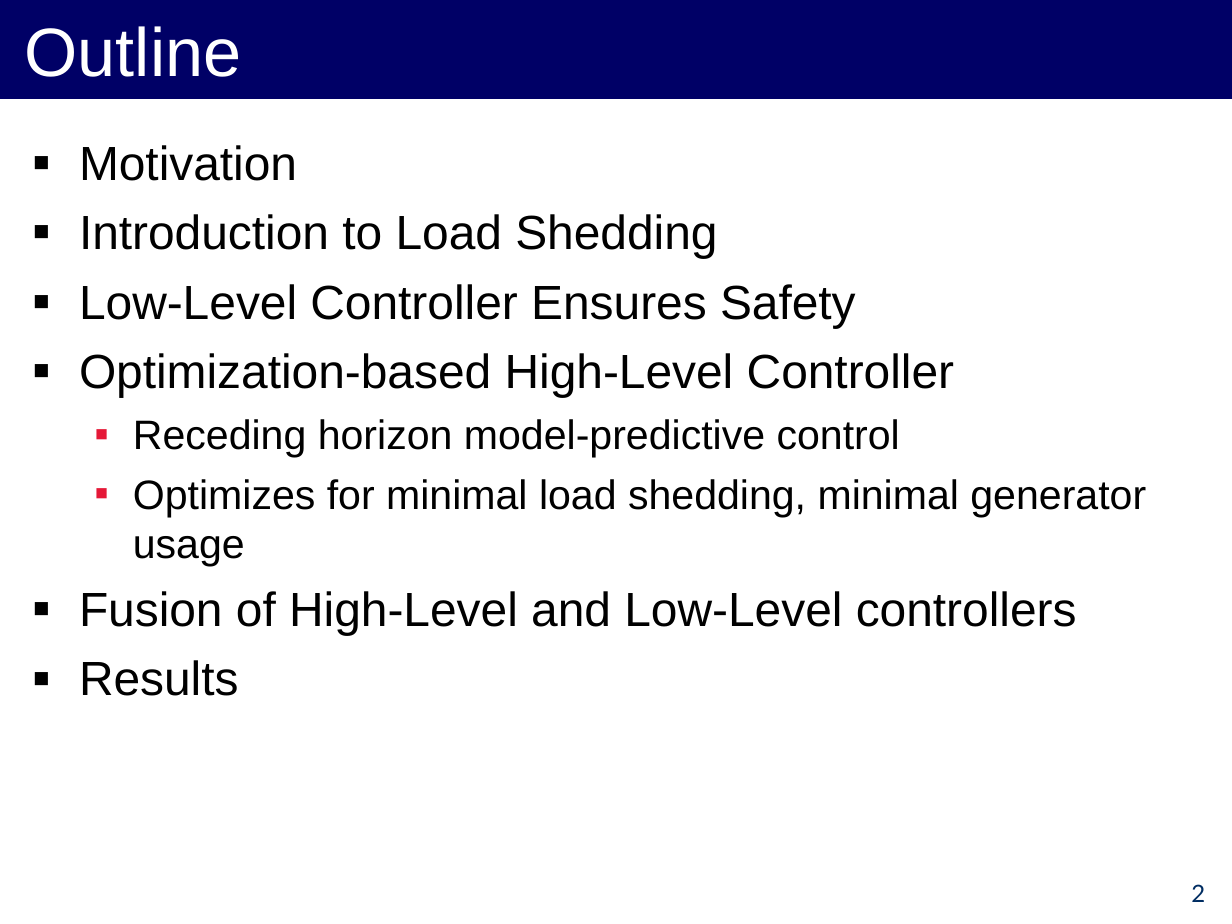
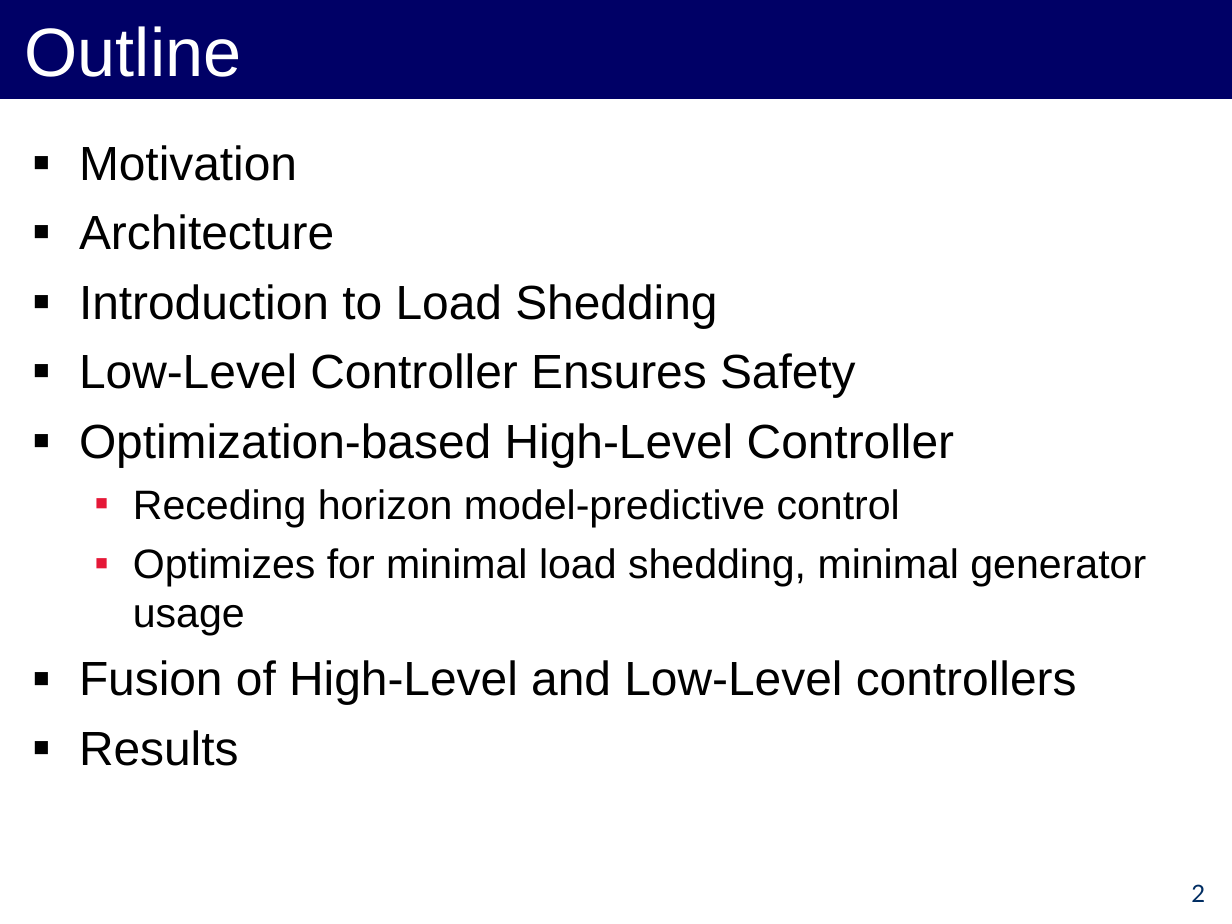
Before and after one commit to forresti/optimal_load_management, a slide deck: slide 2 of project/12-3-12_Presentation.ppt. Drawn at 1232x924 pixels with LibreOffice and Linux fonts; fonts in the diff are those of the drawing. Boxes give left, top, right and bottom in pixels: in the first picture for what was removed or moved away, otherwise in the second. Text is boxed around its words. In the diff, an @@ line names an element or a change of style, - is before the commit and + after.

```diff
--- a/project/12-3-12_Presentation.ppt
+++ b/project/12-3-12_Presentation.ppt
@@ text at [79, 214, 334, 250]: paragraph added @@
+▪ Architecture
```
Also in this commit, not shown: 2 other slides changed, 1 slide added.
